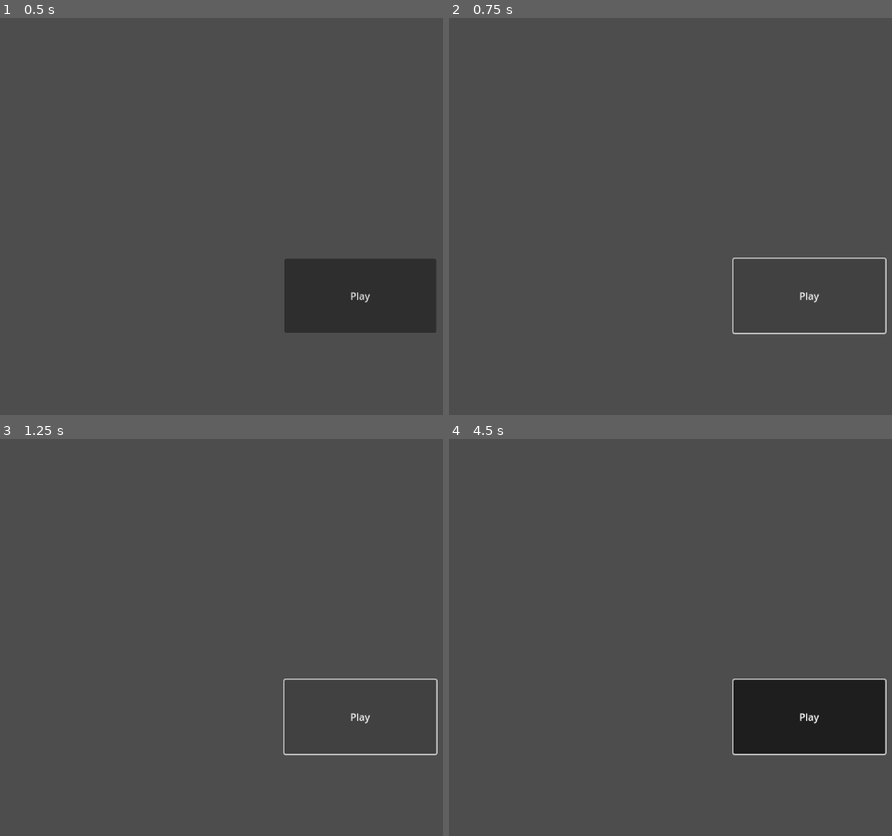
Above: before the commit, frames 1-4 (two rows, left to right).
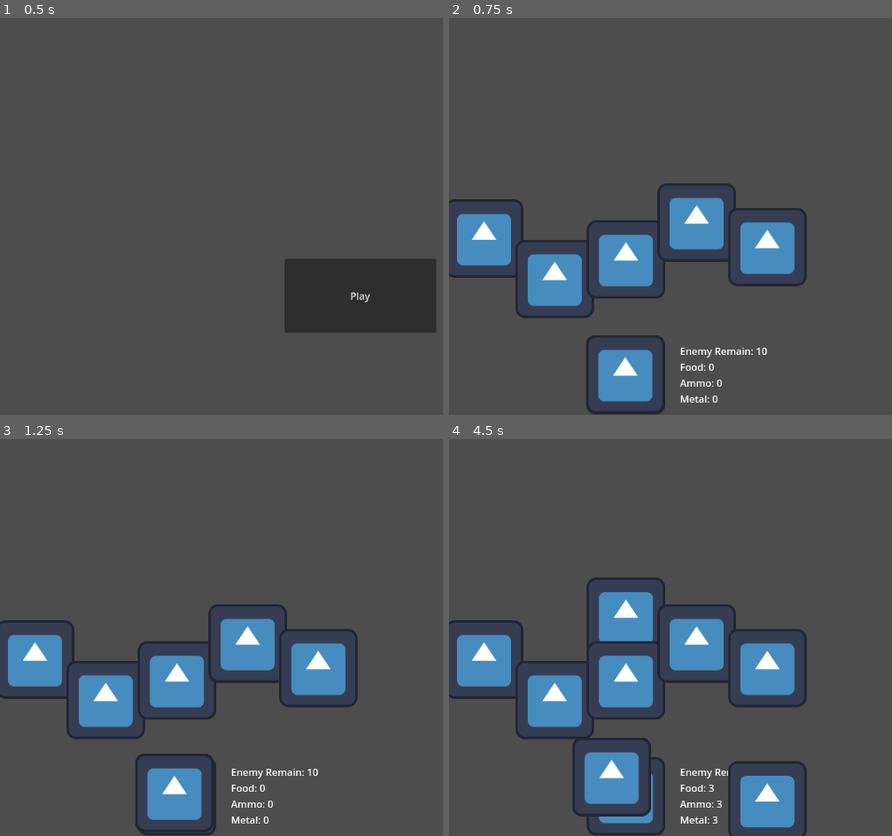
Above: after the commit, the same moments.

Repository: G36maid/GGJ25-kh-teamC
Game: Godot game, scene res://sences/game.tscn
Two runs of this game, one before a commit and one after it. Both use one fixed random seed, a clock stepped at 60 frames per second and the inputs below. The engine's default icon, where the game draws it, is replaced by a stand-in: a white triangle on a blue panel in a dark square.
Inputs (mouse positions are in pixels of both pictures, inside the frame that each line leads up to):
- Up to frame 1 (0.5 s): no input
- Up to frame 2 (0.75 s): click "Play" at 0.5 s
- Up to frame 3 (1.25 s): no input
- Up to frame 4 (4.5 s): click (807, 716) at 1.25 s, where only the run before the commit has a clickable "Play"; click (807, 716) at 2 s, where only the run before the commit has a clickable "Play"; tap Enter (send_cmd) at 2.75, 3.6 s; hold Enter (send_cmd) 2.78-3.53 s; hold Enter (send_cmd) from 4.28 s (still down)

Frame 1 is identical in both runs. In frame 2, 13% of the frame differs, in the area x 0-99%, y 41-100%; in frame 3, 13%; in frame 4, 22%, in the area x 0-99%, y 34-100%.
Error before the commit: Parse Error: Mixed use of tabs and spaces for indentation. (res://scripts/game.gd:91)

Commit message:
UPD: local change

Diff:
--- /dev/null
+++ b/scripts/ally.gd
@@ -0,0 +1,14 @@
+extends Node2D
+
+@onready var raycast =  $Area2D/CollisionShape2D/Sprite2D/RayCast2D
+
+# Called when the node enters the scene tree for the first time.
+func _ready() -> void:
+	pass # Replace with function body.
+
+
+# Called every frame. 'delta' is the elapsed time since the previous frame.
+func _process(delta: float) -> void:
+	if(raycast.is_colliding()):
+		print("has enemy at  front")
+	pass
--- /dev/null
+++ b/scripts/enemy.gd
@@ -0,0 +1,14 @@
+extends Node2D
+
+
+@onready var ally_parent = $/root/game/allys
+
+var lan
+# Called when the node enters the scene tree for the first time.
+func _ready() -> void:
+	print(lan+1)
+	pass # Replace with function body.
+
+# Called every frame. 'delta' is the elapsed time since the previous frame.
+func _process(delta: float):
+	position.y += 5
--- a/scripts/game.gd
+++ b/scripts/game.gd
@@ -10,6 +10,7 @@
 var enemy_start_spawning = false
 var remain_enemy
 var headquarter
+var pass_to_enemy_ally_y := []
 
 enum State {
 	BeforeStart,
@@ -47,6 +48,7 @@
 			randf_range(y_size * 0.5, y_size * 0.8)
 		)
 		ally.name = "ally" + str(i)
+		#pass_to_enemy_ally_y[i] = ally.y
 		$allys.add_child(ally)
 
 	headquarter = headquarter_scene.instantiate()
@@ -73,13 +75,15 @@
 	headquarter.resource_ammo, headquarter.resource_metal]
 
 
+
 func _on_enemy_timer_timeout() -> void:
 	if remain_enemy == 0:
 		$enemy_timer.stop()
 		return
 	var enemy = enemy_scene.instantiate()
+	enemy.lan = randi_range(0, LAN - 1)
 	enemy.position = Vector2(
-		get_x(randi_range(0, LAN - 1)),
+		get_x(enemy.lan),
 		10
 	)
 	$enemys.add_child(enemy)
@@ -89,7 +93,7 @@
 func send_commands_to_deliverer(commands: Array) -> bool:
 	for d in deliverers:
 		if d.set_commands(commands):
-		    return true
+			return true
 	return false
 
 func get_x(lan: int) -> int:
--- a/sences/ally.tscn
+++ b/sences/ally.tscn
@@ -1,10 +1,12 @@
-[gd_scene load_steps=3 format=3 uid="uid://biabod8sfbms8"]
+[gd_scene load_steps=4 format=3 uid="uid://biabod8sfbms8"]
 
 [ext_resource type="Texture2D" uid="uid://ddwwtok3rvohy" path="res://icon.svg" id="1_hdyf2"]
+[ext_resource type="Script" path="res://scripts/ally.gd" id="1_jt7dk"]
 
 [sub_resource type="CircleShape2D" id="CircleShape2D_l0b1g"]
 
 [node name="ally" type="Node2D"]
+script = ExtResource("1_jt7dk")
 
 [node name="Area2D" type="Area2D" parent="."]
 
@@ -13,3 +15,6 @@
 
 [node name="Sprite2D" type="Sprite2D" parent="Area2D/CollisionShape2D"]
 texture = ExtResource("1_hdyf2")
+
+[node name="RayCast2D" type="RayCast2D" parent="Area2D/CollisionShape2D/Sprite2D"]
+target_position = Vector2(0, 540)
--- a/sences/emeny.tscn
+++ b/sences/emeny.tscn
@@ -1,21 +1,17 @@
 [gd_scene load_steps=4 format=3 uid="uid://cvp5d6dyf8mrw"]
 
+[ext_resource type="Script" path="res://scripts/enemy.gd" id="1_03oja"]
 [ext_resource type="Texture2D" uid="uid://ddwwtok3rvohy" path="res://icon.svg" id="1_vj5km"]
 
 [sub_resource type="CircleShape2D" id="CircleShape2D_1ga2f"]
 
-[sub_resource type="SpriteFrames" id="SpriteFrames_7nwv2"]
-
 [node name="Node2D" type="Node2D"]
+script = ExtResource("1_03oja")
 
 [node name="Area2D" type="Area2D" parent="."]
 
 [node name="CollisionShape2D" type="CollisionShape2D" parent="Area2D"]
 shape = SubResource("CircleShape2D_1ga2f")
 
-[node name="AnimatedSprite2D" type="AnimatedSprite2D" parent="Area2D/CollisionShape2D"]
-visible = false
-sprite_frames = SubResource("SpriteFrames_7nwv2")
-
 [node name="Sprite2D" type="Sprite2D" parent="Area2D/CollisionShape2D"]
 texture = ExtResource("1_vj5km")
